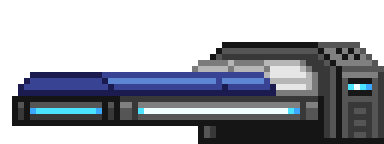
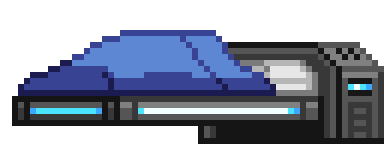
The second (384, 144) image is a revision of the first. Changes to its layers:
showed "outpostdoublebedcover", painted on it over box(48, 30, 270, 84)
showed "outpostdoublebedlit" over box(48, 42, 270, 84)
